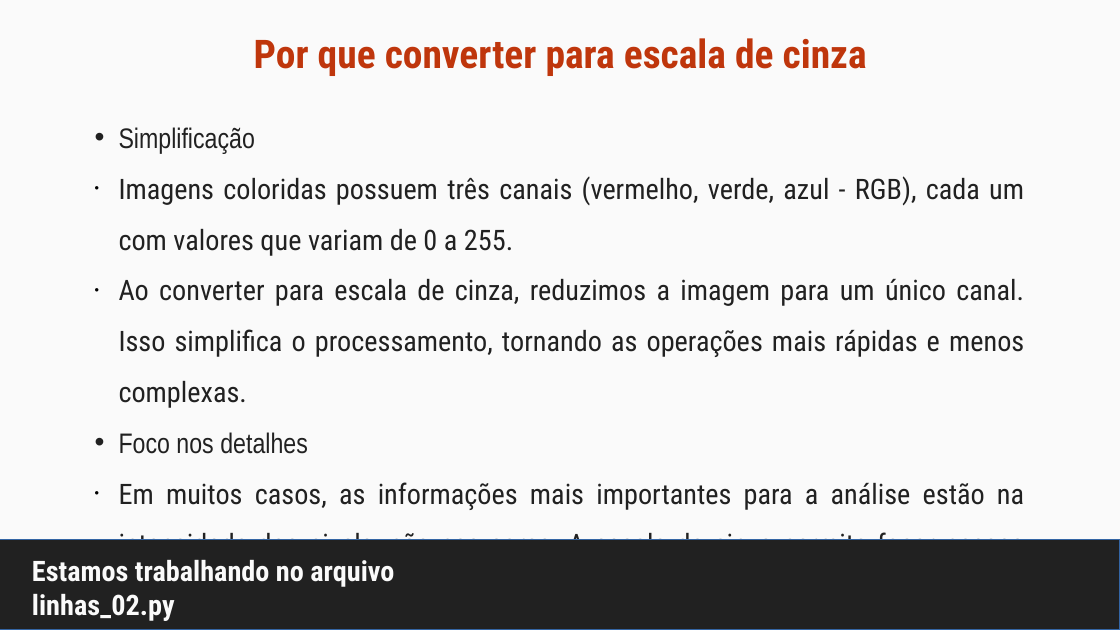
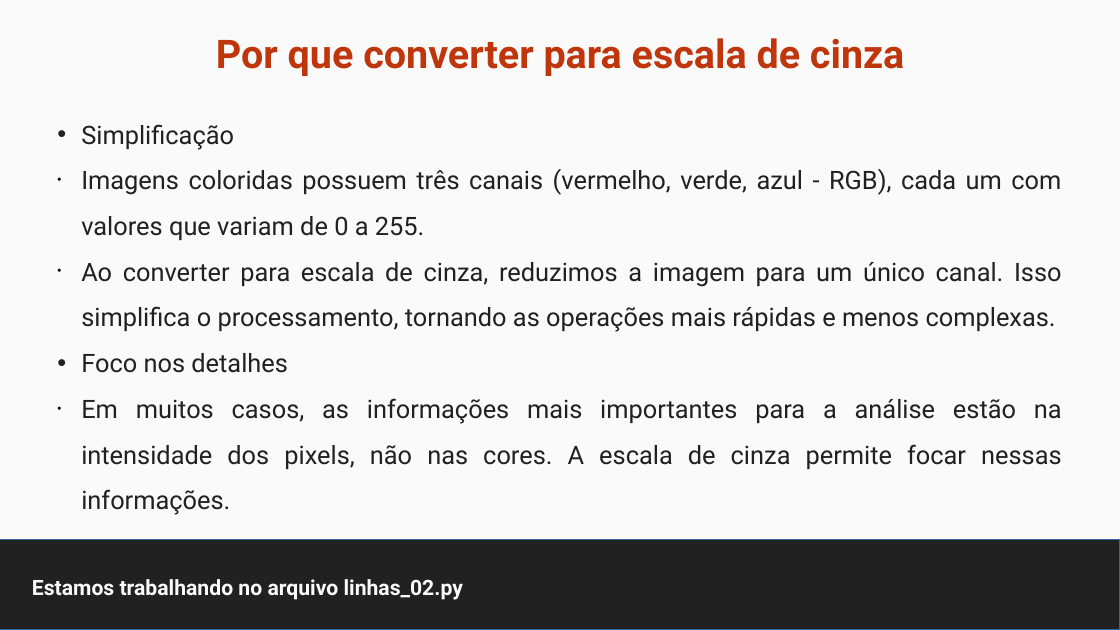
Before and after one commit to maurizioprizzi/finding_lanes, a slide deck: slide 13 of computer_vision_encounter_01.odp (slide 10 before the commit). Drawn at 1120x630 pixels with LibreOffice and Linux fonts; fonts in the diff are those of the drawing. Boxes give left, top, right and bottom in pixels: in the first picture for what was removed or moved away, otherwise in the second. Text is boxed around its words. In the diff, an @@ line names an element or a change of style, - is before the commit and + after.

```diff
--- a/computer_vision_encounter_01.odp
+++ b/computer_vision_encounter_01.odp
@@ title "Por que converter para escala ..." at <box>216,38,904,76</box>: font Roboto Condensed to Roboto @@
@@ subtitle "Simplificação": place and size @@
-subtitle "Simplificação" at <box>119,127,1024,612</box>
+subtitle "Simplificação" at <box>81,124,1062,515</box>
@@ subtitle "Simplificação" at <box>81,124,1062,515</box>: size 20 to 18 pt, font Roboto Condensed to Roboto; font Arial Narrow to Roboto in "Simplificação", "Foco nos detalhes" @@
@@ title "Estamos trabalhando no arquivo linhas_02.py" at <box>32,579,463,600</box>: size 20 to 15 pt, font Roboto Condensed to Roboto @@
```
Also in this commit, not shown: 31 other slides changed, 10 slides added, 11 other files.
